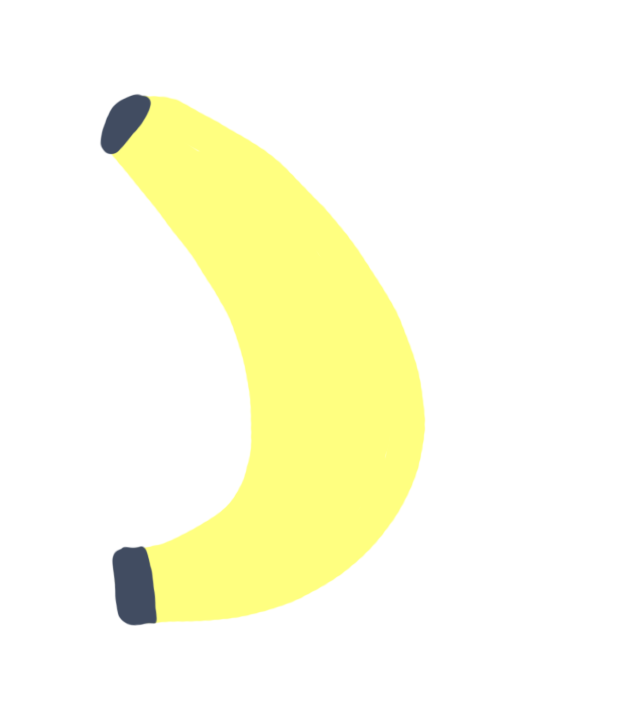
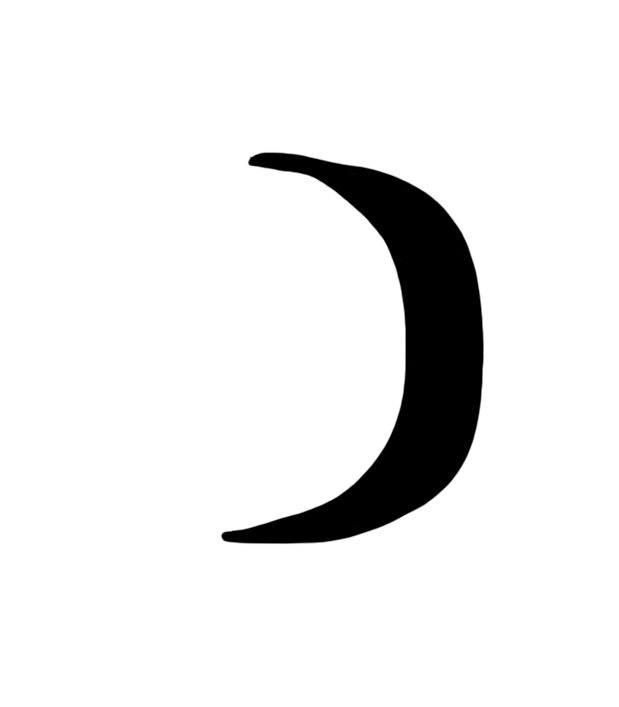
Comparing the layer stacks of the two 619×707 images. Changes:
hid "Layer 11" over left=99, top=93, right=158, bottom=626
renamed "Layer 10" to "Ellipse 1", painted on it over left=104, top=95, right=485, bottom=625
